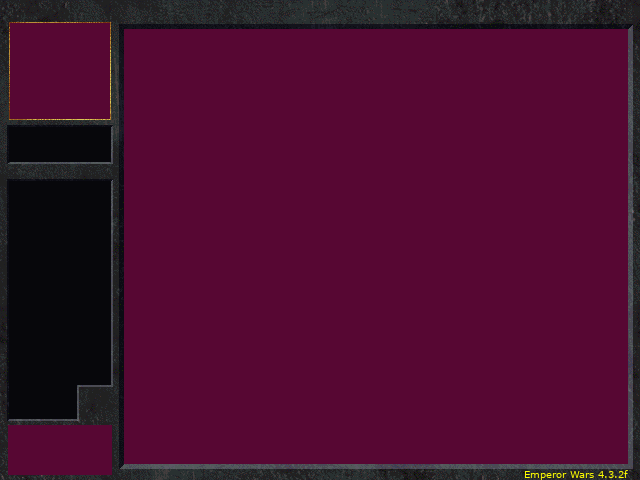
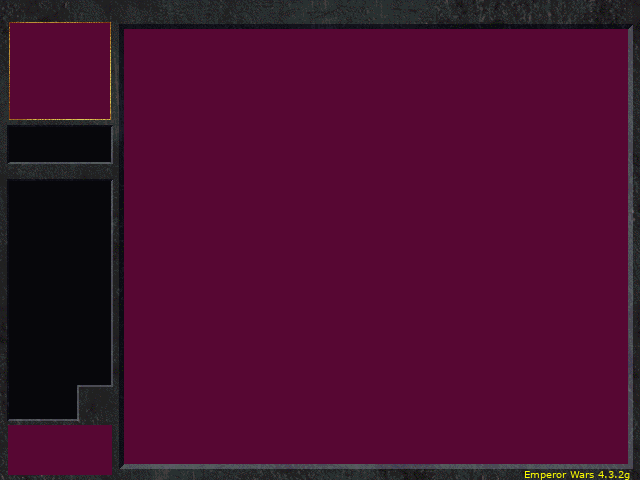
Revision of a layered 640 x 480 image; what changed, layer by layer:
renamed "Emperor Wars 4.3.2f" to "Emperor Wars 4.3.2g", painted on it over [624,470,630,480]
